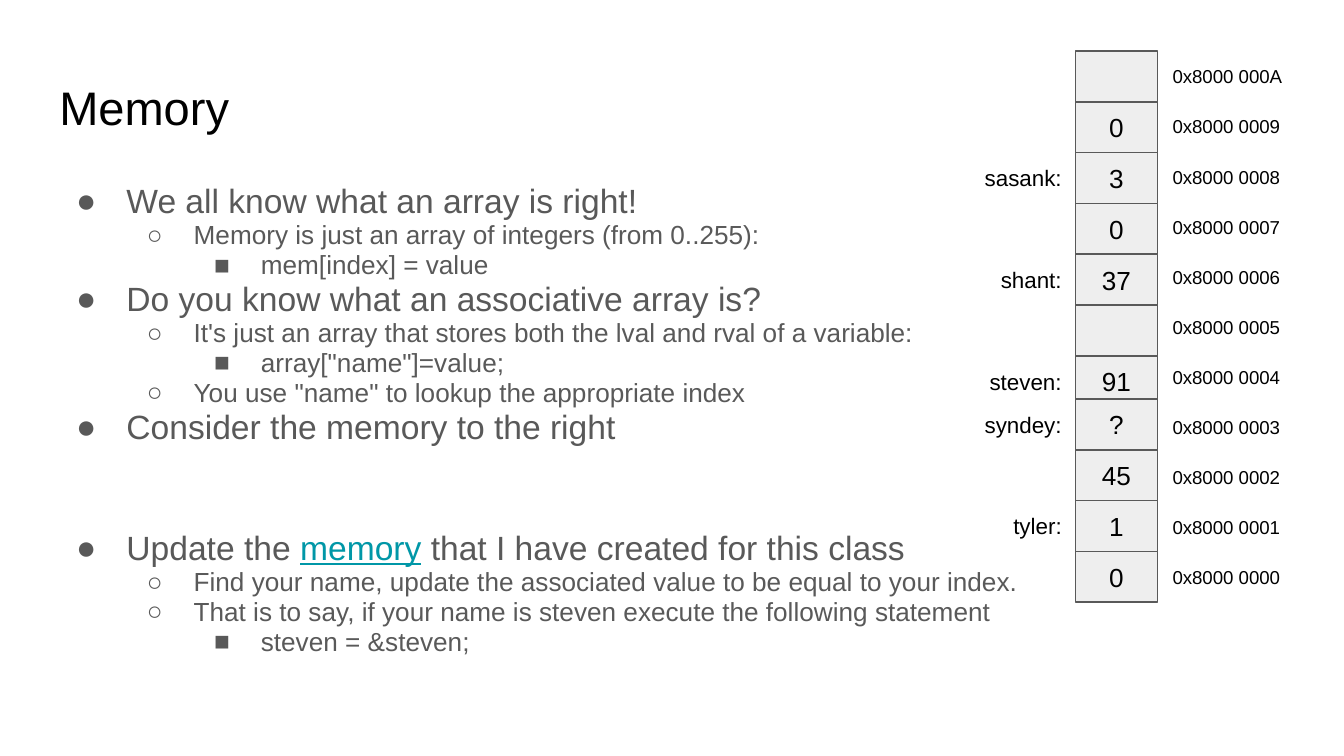
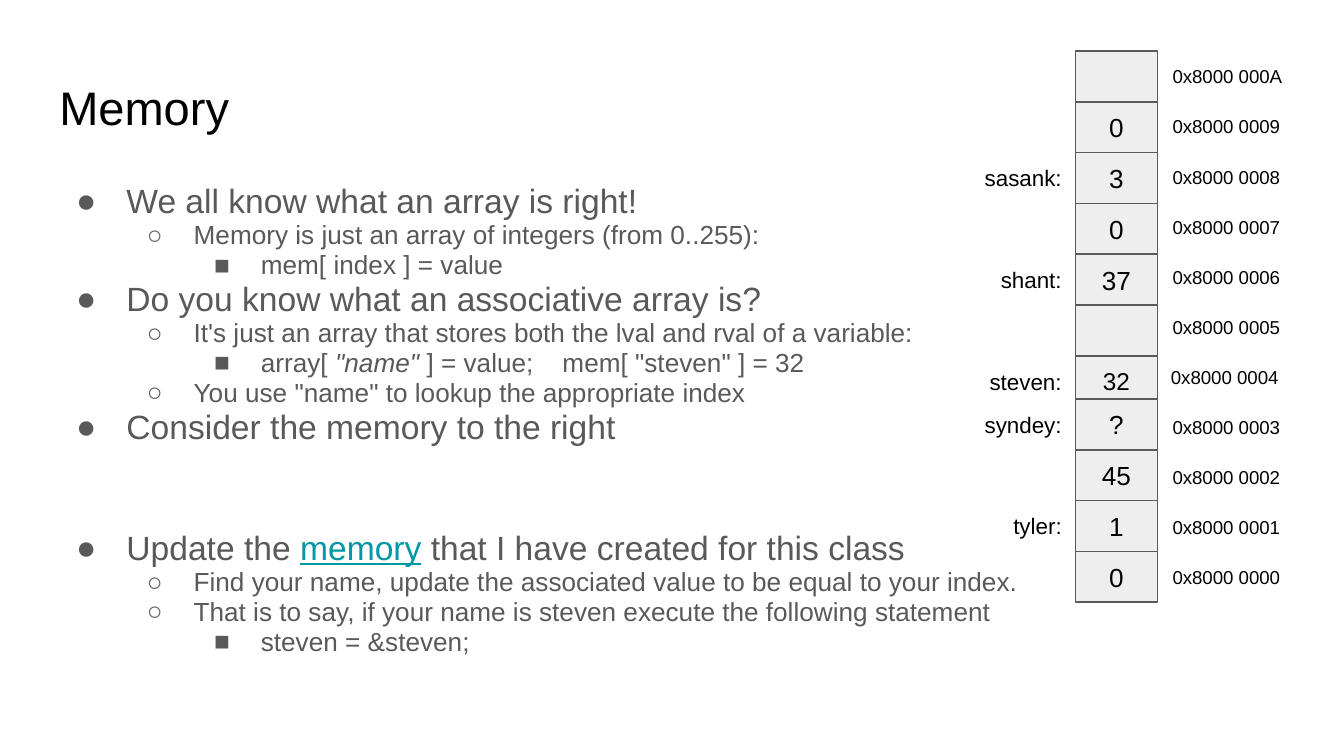
Before and after one commit to COMP122/comp122-s22, a slide deck: slide 9 of models_comp_comm/documents/The Process.pptx. Drawn at 1344x756 pixels with LibreOffice and Linux fonts; fonts in the diff are those of the drawing. Boxes give left, top, right and bottom in pixels: in the first picture for what was removed or moved away, otherwise in the second. Text is boxed around its words. In the diff, an @@ line names an element or a change of style, - is before the commit and + after.

```diff
--- a/models_comp_comm/documents/The Process.pptx
+++ b/models_comp_comm/documents/The Process.pptx
@@ text at [261, 255, 503, 280]: spaces changed @@
-    ■ mem[index] = value
+    ■ mem[ index ] = value
@@ text at [261, 353, 804, 378]: text changed @@
-    ■ array["name"]=value;
+    ■ array[ "name" ] = value; mem[ "steven" ] = 32
@@ text in rectangle at [1103, 373, 1130, 391]: text changed; size 14 to 13 pt @@
-91
+32
```
Also in this commit, not shown: 7 other slides changed, 4 other files.
